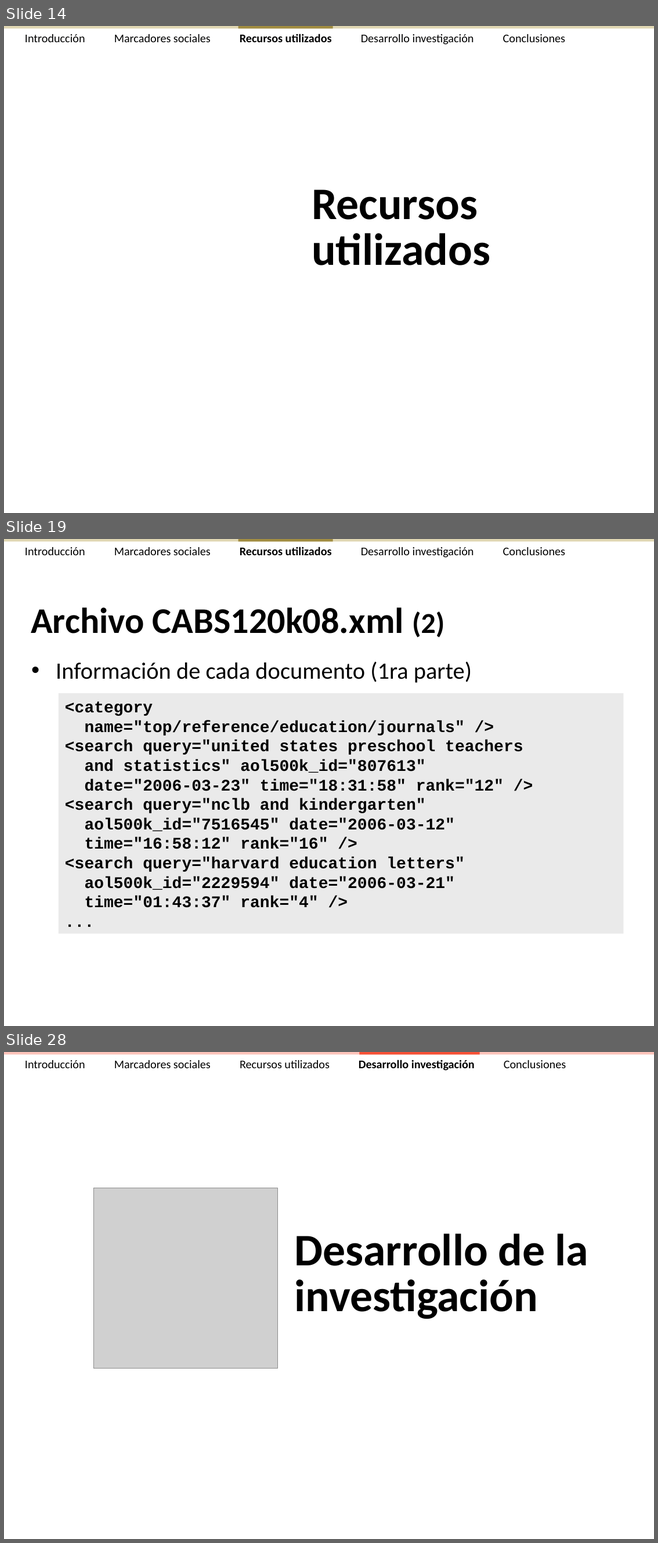
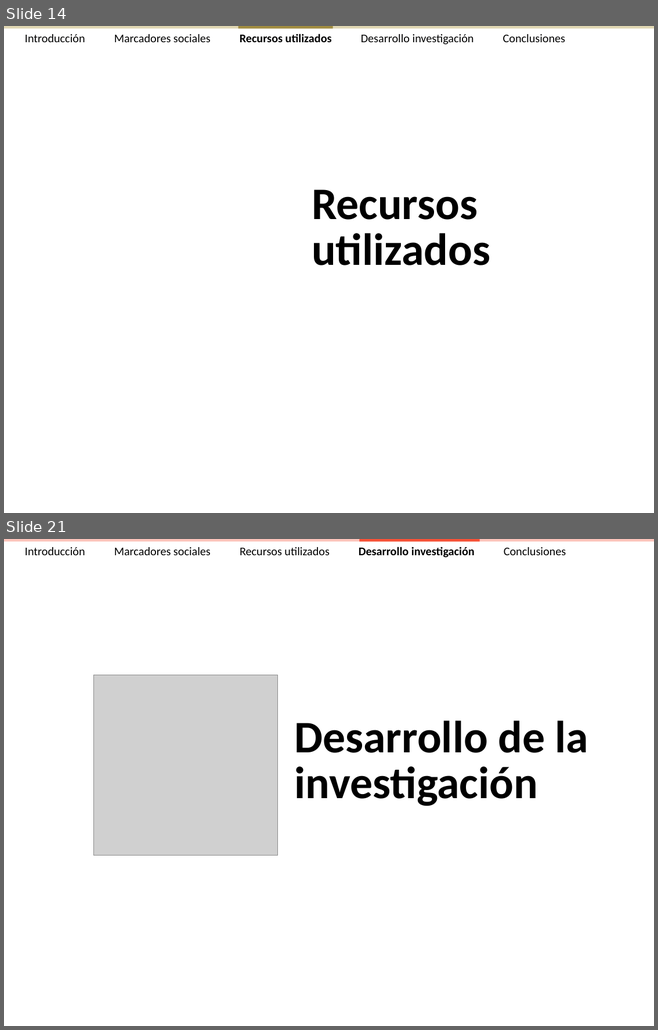
Before and after one commit to ak907kenai/nicotournetesis, a slide deck: docs_trunk/Presentación/Nicolás Tourné - Presentación Tesis (v2.3).ppt. Shown one above the other, each under a label of ours: slides 14, 19 and 28 before the commit, slides 14 and 21 after it; the slides between them are not shown. The pictures are 658x1543 and 658x1030 pixels, drawn with LibreOffice and Linux fonts; fonts in the diff are those of the drawing; grey boxes stand for pictures. Boxes give left, top, right and bottom in pixels: in the first picture for what was removed or moved away, otherwise in the second. Text is boxed around its words. In the diff, an @@ line names an element or a change of style, - is before the commit and + after.

```diff
--- a/docs_trunk/Presentación/Nicolás Tourné - Presentación Tesis (v2.3).ppt
+++ b/docs_trunk/Presentación/Nicolás Tourné - Presentación Tesis (v2.3).ppt
@@ slide 19 removed at bbox=[4, 539, 654, 1026], background #FFFFFF @@
@@ rectangle removed at bbox=[4, 539, 654, 541] @@
@@ text removed at bbox=[25, 547, 565, 558] @@
-Introducción Marcadores sociales Recursos utilizados Desarrollo investigación Conclusiones
@@ rectangle removed at bbox=[238, 539, 333, 541] @@
@@ title removed at bbox=[31, 607, 444, 638] @@
-Archivo CABS120k08.xml (2)
@@ text removed at bbox=[56, 661, 471, 683] @@
-• Información de cada documento (1ra parte)
@@ rectangle removed at bbox=[59, 694, 623, 934] @@
-<category
-name="top/reference/education/journals" />
-<search query="united states preschool teachers
-and statistics" aol500k_id="807613"
-date="2006-03-23" time="18:31:58" rank="12" />
-<search query="nclb and kindergarten"
-aol500k_id="7516545" date="2006-03-12"
-time="16:58:12" rank="16" />
-<search query="harvard education letters"
-aol500k_id="2229594" date="2006-03-21"
-time="01:43:37" rank="4" />
-...
@@ what was slide 28 is now slide 21 @@
```
Also in this commit, not shown: 6 slides changed, 6 other slides removed.
